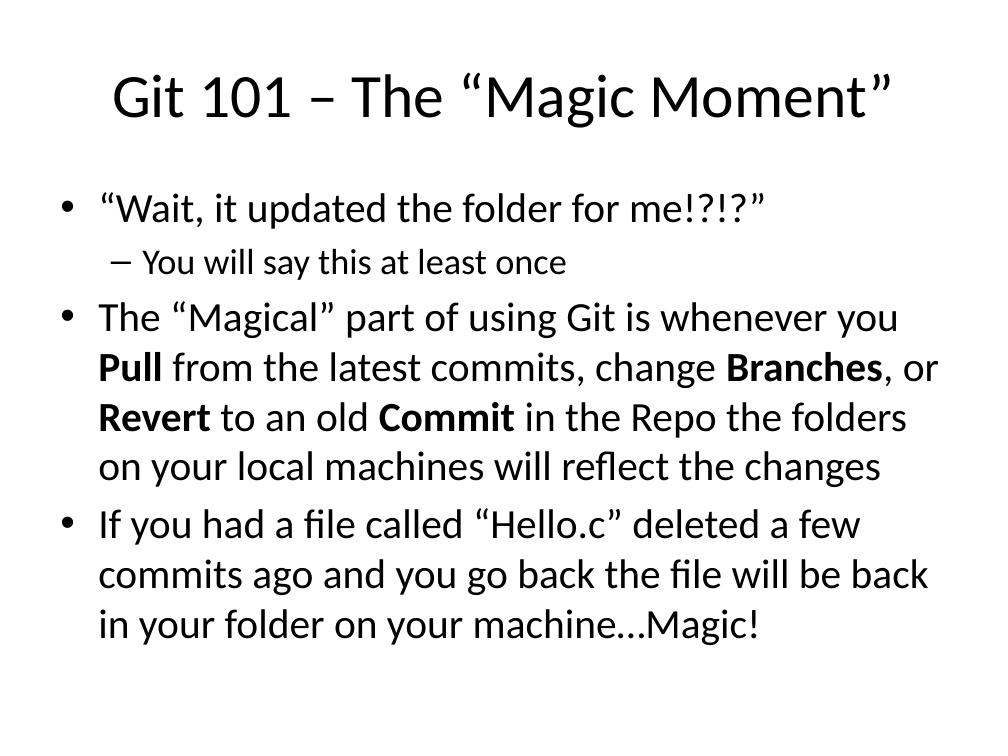
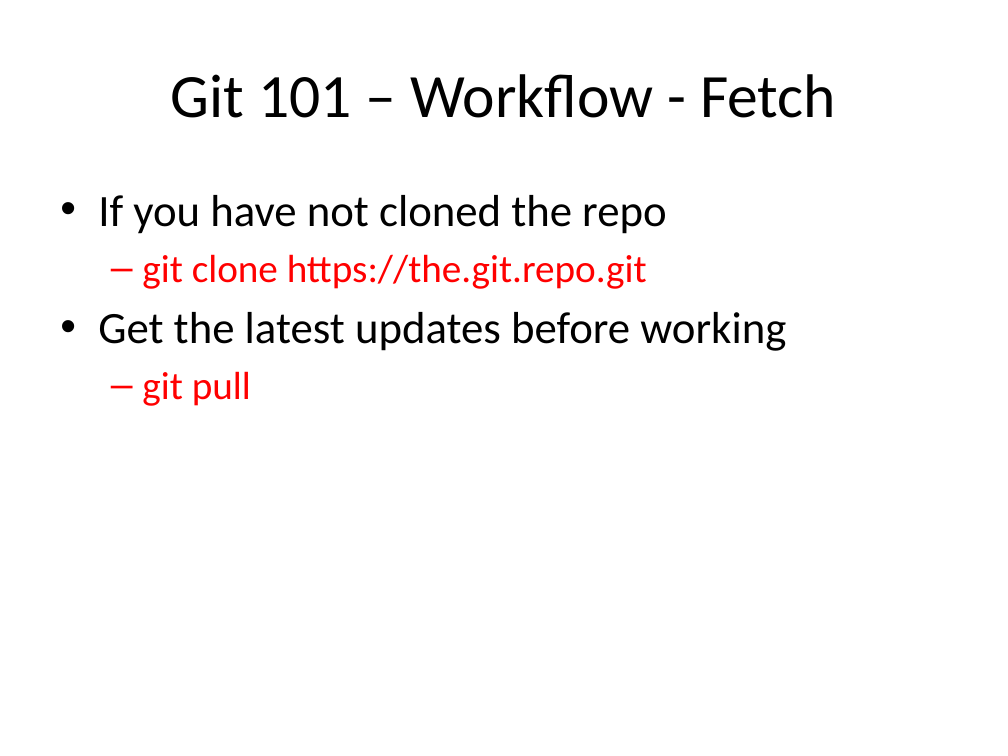
Before and after one commit to sjfricke/IEEE-Mini-Projects-UW-Madison, a slide deck: slide 18 of Tutorial/PowerPoint Versions/Git and using GitHub.pptx (slide 9 before the commit). Drawn at 1008x756 pixels with LibreOffice and Linux fonts; fonts in the diff are those of the drawing. Boxes give left, top, right and bottom in pixels: in the first picture for what was removed or moved away, otherwise in the second. Text is boxed around its words. In the diff, an @@ line names an element or a change of style, - is before the commit and + after.

```diff
--- a/Tutorial/PowerPoint Versions/Git and using GitHub.pptx
+++ b/Tutorial/PowerPoint Versions/Git and using GitHub.pptx
@@ title at (171, 74, 836, 118): text changed @@
-Git 101 – The “Magic Moment”
+Git 101 – Workflow - Fetch
@@ text at (98, 195, 786, 406): text changed; size 29.6 to 32 pt @@
-• “Wait, it updated the folder for me!?!?”
-  – You will say this at least once
-• The “Magical” part of using Git is whenever you Pull from the latest commits, change Branches, or Revert to an old Commit in the Repo the folders on your local machines will reflect the changes
-• If you had a file called “Hello.c” deleted a few commits ago and you go back the file will be back in your folder on your machine…Magic!
+• If you have not cloned the repo
+  – git clone https://the.git.repo.git
+• Get the latest updates before working
+  – git pull
```
Also in this commit, not shown: 5 other slides changed, 16 slides added, 2 other files.
